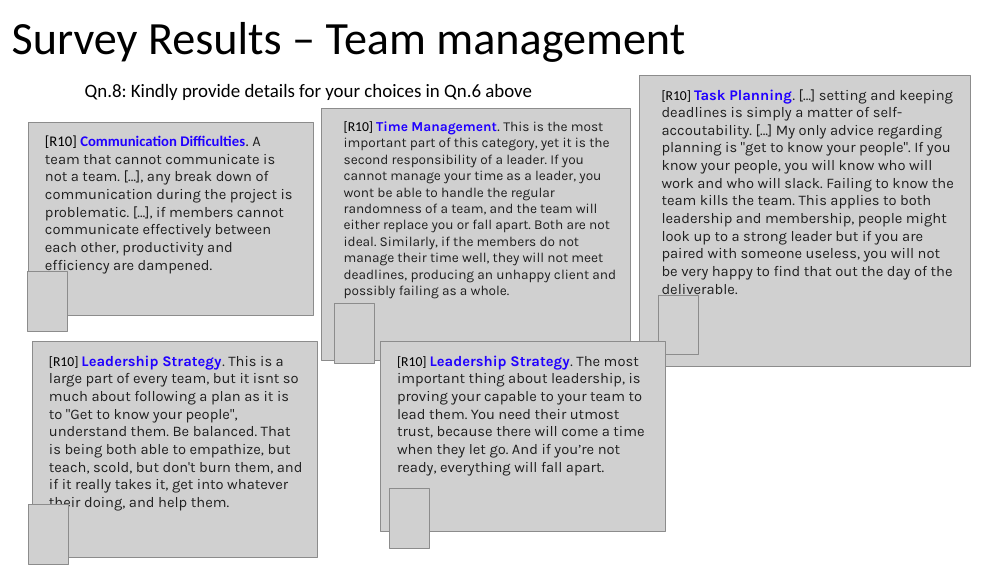
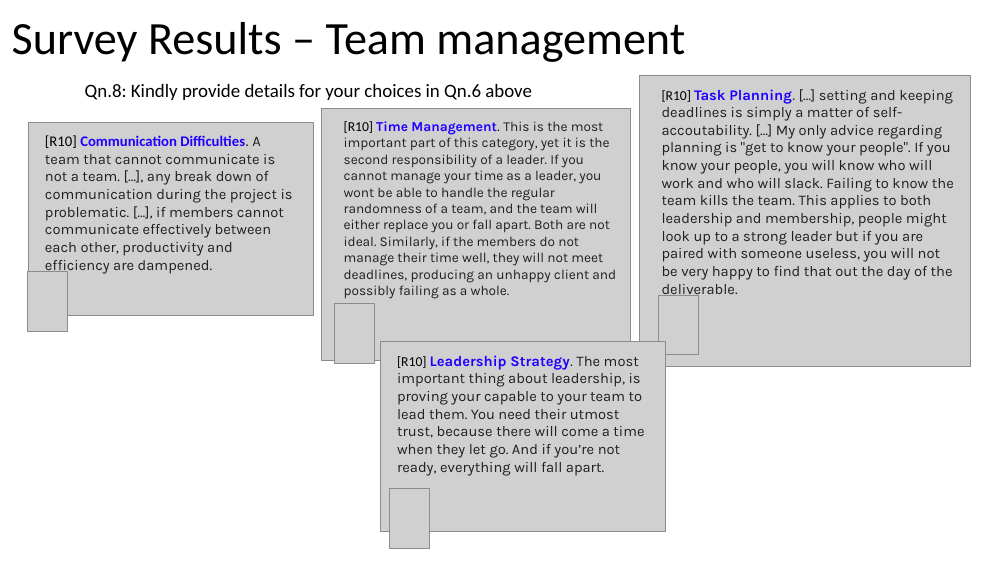
Before and after one commit to johnxu21/johnxu21.github.io, a slide deck: slide 21 of teaching/CS472/Timetable/Survey_Presentation.pptx. Drawn at 1008x567 pixels with LibreOffice and Linux fonts; fonts in the diff are those of the drawing; grey boxes stand for pictures. Boxes give left, top, right and bottom in pixels: in the first picture for what was removed or moved away, otherwise in the second. Text is boxed around its words. In the diff, an @@ line names an element or a change of style, - is before the commit and + after.

```diff
--- a/teaching/CS472/Timetable/Survey_Presentation.pptx
+++ b/teaching/CS472/Timetable/Survey_Presentation.pptx
@@ picture removed at (33,342,318,557) @@
@@ text removed at (49,355,303,511) @@
-[R10] Leadership Strategy. This is a large part of every team, but it isnt so much about following a plan as it is to "Get to know your people", understand them. Be balanced. That is being both able to empathize, but teach, scold, but don't burn them, and if it really takes it, get into whatever their doing, and help them.
@@ picture removed at (28,504,68,564) @@
```
Also in this commit, not shown: 10 other slides changed, 2 other files.
